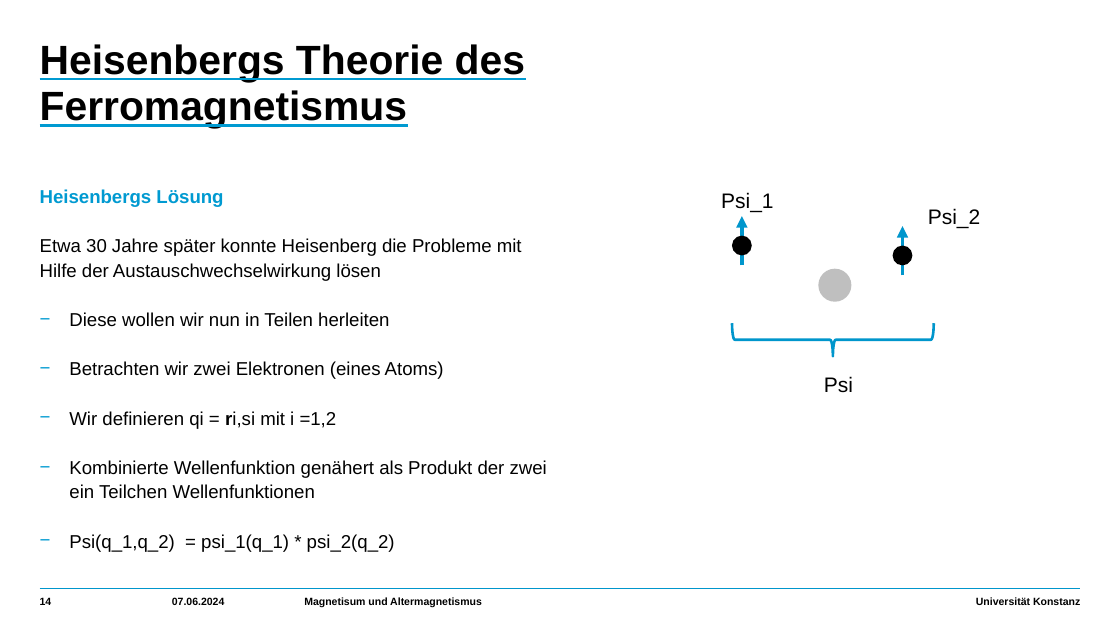
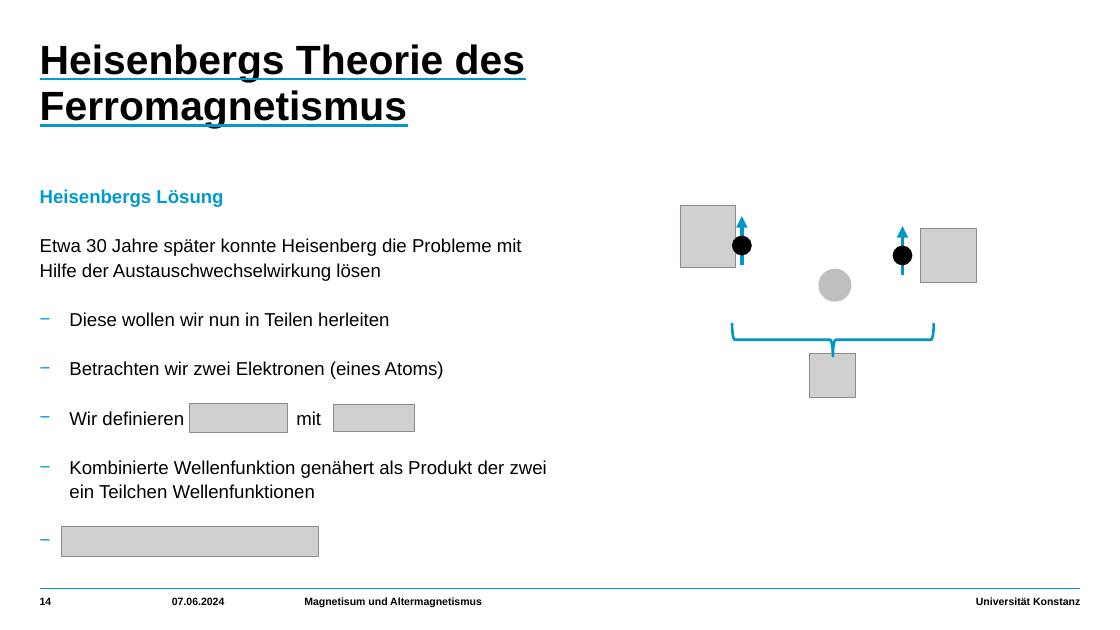
Before and after one commit to HolykingJulex/EstimateSeminar, a slide deck: slide 14 of Vortrag.pptx. Drawn at 1120x630 pixels with LibreOffice and Linux fonts; fonts in the diff are those of the drawing; grey boxes stand for pictures. Boxes give left, top, right and bottom in pixels: in the first picture for what was removed or moved away, otherwise in the second. Text is boxed around its words. In the diff, an @@ line names an element or a change of style, - is before the commit and + after.

```diff
--- a/Vortrag.pptx
+++ b/Vortrag.pptx
@@ picture added at [681,206,737,268] @@
@@ text removed at [721,192,773,213] @@
-Psi_1
@@ text removed at [928,208,980,228] @@
-Psi_2
@@ picture added at [921,229,976,282] @@
@@ picture added at [810,353,856,397] @@
@@ text removed at [824,376,853,392] @@
-Psi
@@ text at [69,410,203,429]: text changed @@
-    − Wir definieren qi = ri,si mit i =1,2
+    − Wir definieren qi = ri,si mit
@@ picture added at [190,403,287,433] @@
@@ picture added at [334,405,414,431] @@
@@ picture added at [61,527,319,556] @@
@@ text at [69,534,395,552]: text changed @@
-    − Psi(q_1,q_2) = psi_1(q_1) * psi_2(q_2)
+    − P
```
Also in this commit, not shown: 2 other slides changed, 13 slides added, 2 other files.
